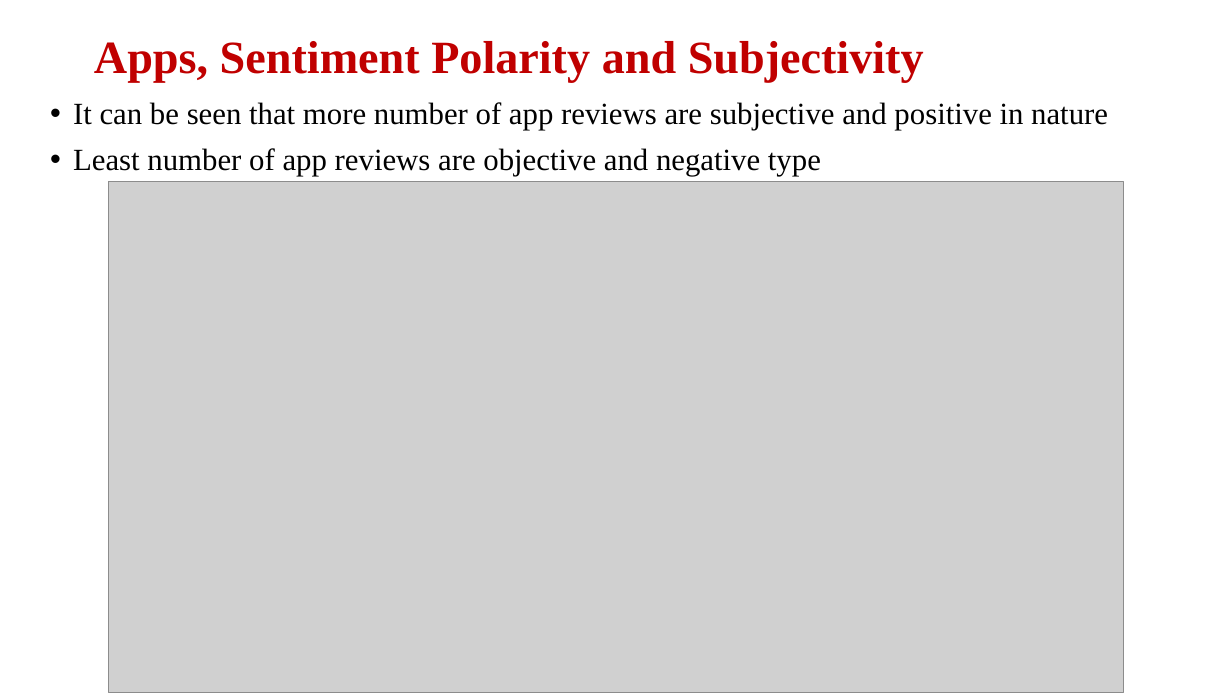
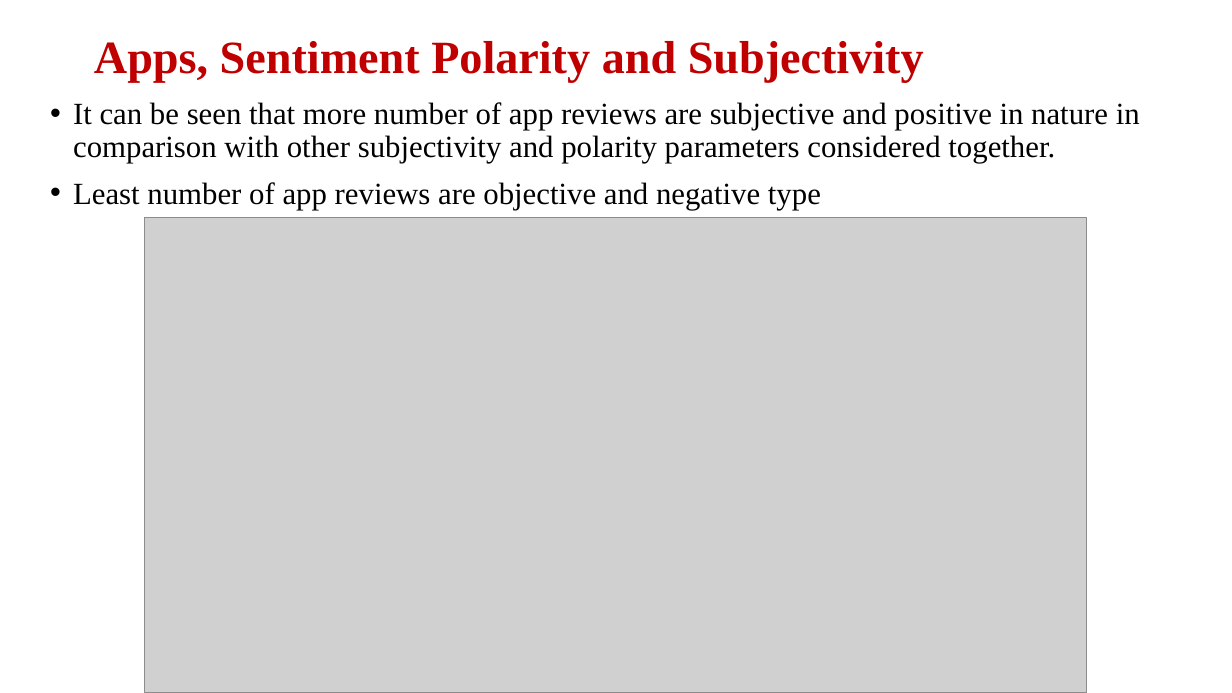
Before and after one commit to Sanjeevhegde009/EDA-Capstone-Project-Playstore-App-Data-Review, a slide deck: slide 19 of Playstore App Reviews.pptx. Drawn at 1232x693 pixels with LibreOffice and Linux fonts; fonts in the diff are those of the drawing; grey boxes stand for pictures. Boxes give left, top, right and bottom in pixels: in the first picture for what was removed or moved away, otherwise in the second. Text is boxed around its words. In the diff, an @@ line names an element or a change of style, - is before the commit and + after.

```diff
--- a/Playstore App Reviews.pptx
+++ b/Playstore App Reviews.pptx
@@ text at <box>73,102,1140,163</box>: text changed @@
-• It can be seen that more number of app reviews are subjective and positive in nature
+• It can be seen that more number of app reviews are subjective and positive in nature in comparison with other subjectivity and polarity parameters considered together.
@@ picture: place and size @@
-picture at <box>109,182,1124,693</box>
+picture at <box>145,218,1088,693</box>
```
Also in this commit, not shown: 3 other slides changed, 2 other files.
